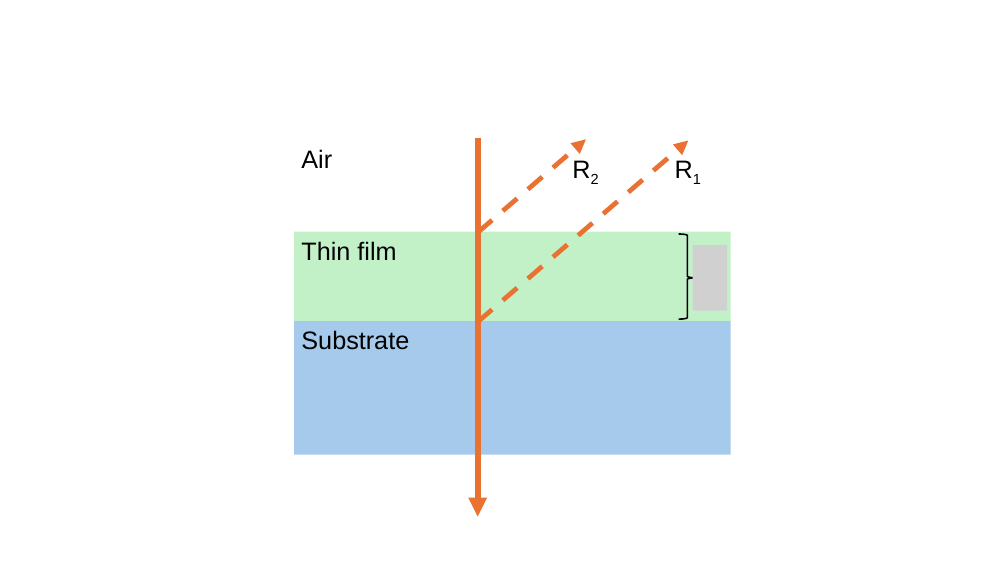
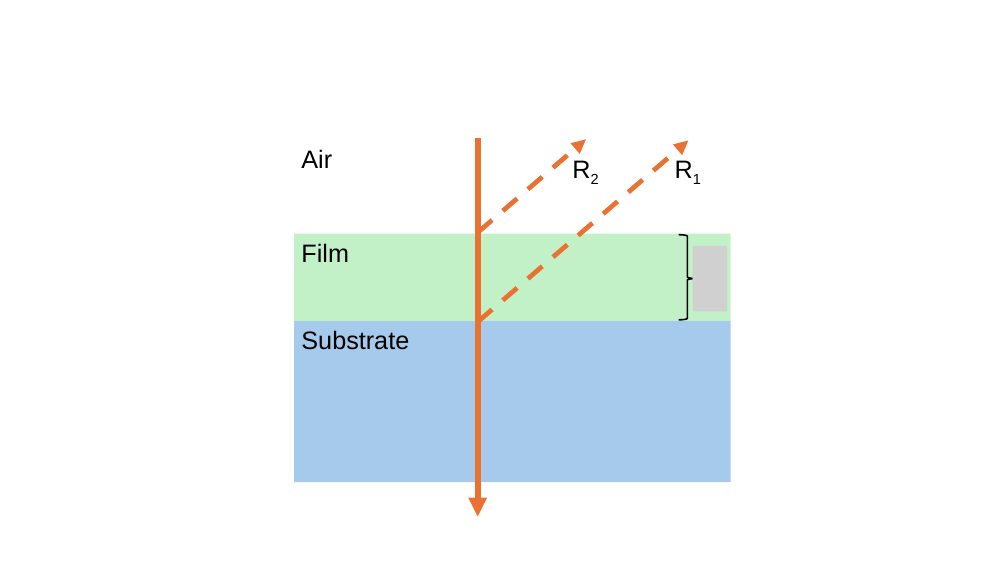
Before and after one commit to Chettanat-Pa/AsymReca_SbSe, a slide deck: slide 2 of figs/figures.pptx. Drawn at 1008x567 pixels with LibreOffice and Linux fonts; fonts in the diff are those of the drawing; grey boxes stand for pictures. Boxes give left, top, right and bottom in pixels: in the first picture for what was removed or moved away, otherwise in the second. Text is boxed around its words. In the diff, an @@ line names an element or a change of style, - is before the commit and + after.

```diff
--- a/figs/figures.pptx
+++ b/figs/figures.pptx
@@ text in rectangle at (301, 243, 349, 262): text changed @@
-Thin film
+Film
@@ rectangle "Substrate": place and size @@
-rectangle "Substrate" at (294, 321, 731, 454)
+rectangle "Substrate" at (294, 321, 731, 482)
```
Also in this commit, not shown: 1 slide added, 15 other files.
